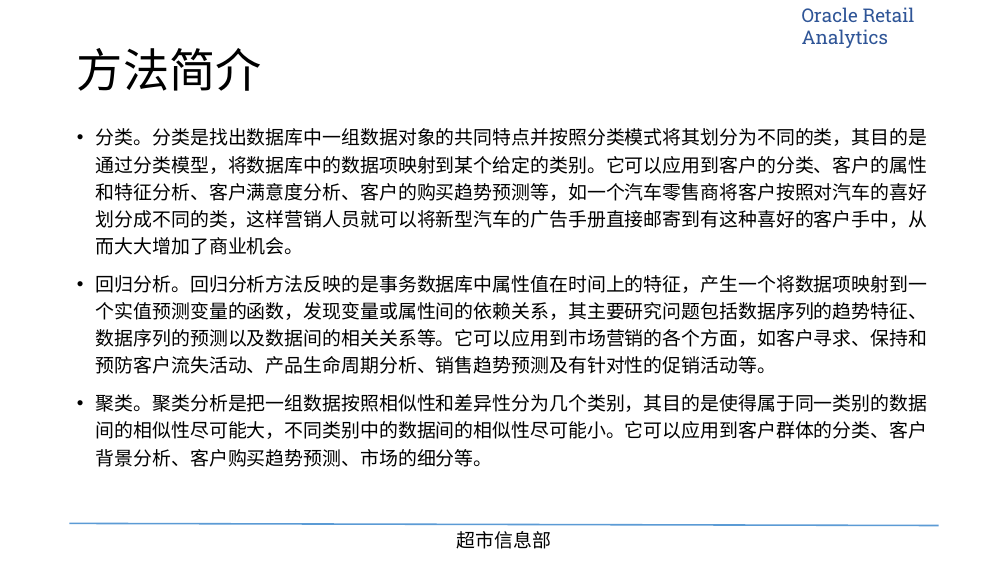
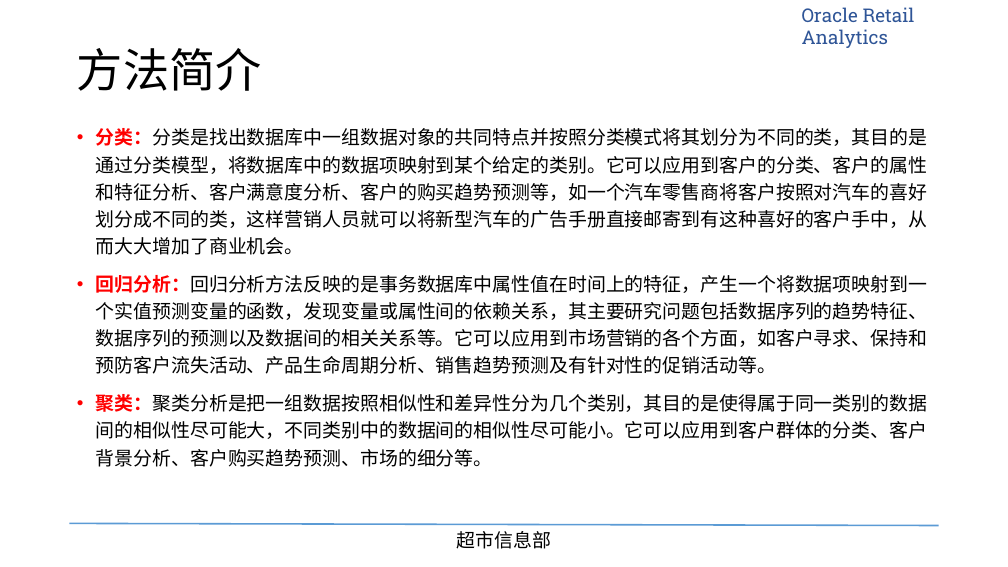
Before and after one commit to tigeryangjin/BBG, a slide deck: slide 5 of Task/2016-01-27-购物篮关联分析/PPT/超市信息部-关联分析培训.pptx. Drawn at 1008x567 pixels with LibreOffice and Linux fonts; fonts in the diff are those of the drawing; background and template pictures are left out. Boxes give left, top, right and bottom in pixels: in the first picture for what was removed or moved away, otherwise in the second. Text is boxed around its words. In the diff, an @@ line names an element or a change of style, - is before the commit and + after.

```diff
--- a/Task/2016-01-27-购物篮关联分析/PPT/超市信息部-关联分析培训.pptx
+++ b/Task/2016-01-27-购物篮关联分析/PPT/超市信息部-关联分析培训.pptx
@@ text at (96, 128, 928, 467): text changed @@
-• 分类。分类是找出数据库中一组数据对象的共同特点并按照分类模式将其划分为不同的类，其目的是通过分类模型，将数据库中的数据项映射到某个给定的类别。它可以应用到客户的分类、客户的属性和特征分析、客户满意度分析、客户的购买趋势预测等，如一个汽车零售商将客户按照对汽车的喜好划分成不同的类，这样营销人员就可以将新型汽车的广告手册直接邮寄到有这种喜好的客户手中，从而大大增加了商业机会。
-• 回归分析。回归分析方法反映的是事务数据库中属性值在时间上的特征，产生一个将数据项映射到一个实值预测变量的函数，发现变量或属性间的依赖关系，其主要研究问题包括数据序列的趋势特征、数据序列的预测以及数据间的相关关系等。它可以应用到市场营销的各个方面，如客户寻求、保持和预防客户流失活动、产品生命周期分析、销售趋势预测及有针对性的促销活动等。
-• 聚类。聚类分析是把一组数据按照相似性和差异性分为几个类别，其目的是使得属于同一类别的数据间的相似性尽可能大，不同类别中的数据间的相似性尽可能小。它可以应用到客户群体的分类、客户背景分析、客户购买趋势预测、市场的细分等。
+• 分类：分类是找出数据库中一组数据对象的共同特点并按照分类模式将其划分为不同的类，其目的是通过分类模型，将数据库中的数据项映射到某个给定的类别。它可以应用到客户的分类、客户的属性和特征分析、客户满意度分析、客户的购买趋势预测等，如一个汽车零售商将客户按照对汽车的喜好划分成不同的类，这样营销人员就可以将新型汽车的广告手册直接邮寄到有这种喜好的客户手中，从而大大增加了商业机会。
+• 回归分析：回归分析方法反映的是事务数据库中属性值在时间上的特征，产生一个将数据项映射到一个实值预测变量的函数，发现变量或属性间的依赖关系，其主要研究问题包括数据序列的趋势特征、数据序列的预测以及数据间的相关关系等。它可以应用到市场营销的各个方面，如客户寻求、保持和预防客户流失活动、产品生命周期分析、销售趋势预测及有针对性的促销活动等。
+• 聚类：聚类分析是把一组数据按照相似性和差异性分为几个类别，其目的是使得属于同一类别的数据间的相似性尽可能大，不同类别中的数据间的相似性尽可能小。它可以应用到客户群体的分类、客户背景分析、客户购买趋势预测、市场的细分等。
```
Also in this commit, not shown: 3 other slides changed, 3 slides added, 3 slides removed, 27 other files.
